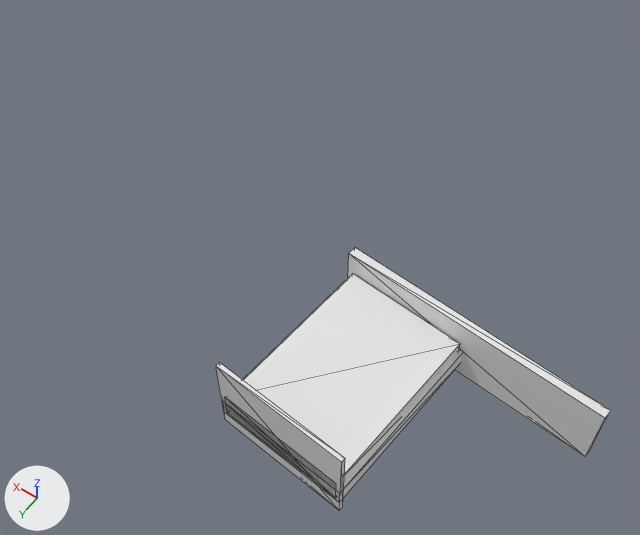
What one commit did to the glTF model dataset/unit_augment/mesh_04.glb.
The view is the same before and after, from a 50 mm lens placed at (-0.346, 0.581, 1.616), pointed at (0.309, -0.337, 0.175). The axes (+X, +Y, +Z) are drawn at lower left. The lights are the same throughout. Mesh edges are drawn as thin lines. Where no turn or scale is listed for an object, it has been applied to the vertices.

The scene before the commit, as lines of its bpy script (objects in view):
```python
me_geometry_0 = bpy.data.meshes.new('geometry_0')
me_geometry_0.from_pydata(...)  # 32 vertices, 48 faces; spans x -0.316..0.317, y -0.434..0.008, z 0.0..0.207
ob_geometry_0 = bpy.data.objects.new('geometry_0', me_geometry_0)
ob_geometry_0.location = (0.0, 0.0, 0.0)
```
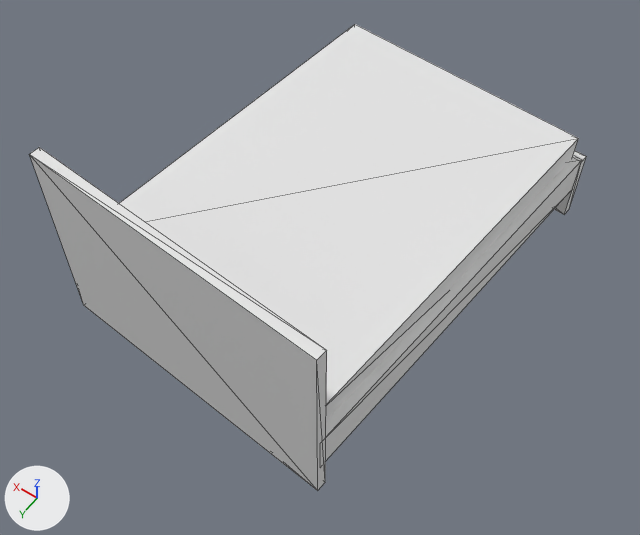
Where the change shows, as pixel boxes [x1, y1, x2, y2] in the pictures (640 x 535 px; the box of a moved part takes in the faces that stretch with it):
'geometry_0', reshaped (41% wider, 77% taller)
    before: [216, 248, 611, 511]
    after: [29, 24, 587, 491]
part 1 of me_geometry_0, moved or reshaped
    before: [348, 248, 611, 457]
    after: [29, 147, 327, 491]
part 2 of me_geometry_0, moved or reshaped
    before: [216, 362, 345, 511]
    after: [554, 151, 587, 215]
part 3 of me_geometry_0, moved or reshaped
    before: [222, 350, 463, 502]
    after: [326, 158, 580, 460]
part 4 of me_geometry_0, moved or reshaped
    before: [225, 273, 460, 495]
    after: [119, 24, 578, 421]

The change, as a diff of the scene's bpy script:
```diff
--- a/dataset/unit_augment/mesh_04.glb.py
+++ b/dataset/unit_augment/mesh_04.glb.py
@@ me_geometry_0 @@
 me_geometry_0.from_pydata(...)  # 32 vertices, 48 faces; spans x -0.316..0.317, y -0.434..0.008, z 0.0..0.207
 # used by ob_geometry_0; location = (0.0, 0.0, 0.0)
+# me_geometry_0 part 1: the loose piece of 8 vertices spanning x -0.316..0.289, y -0.434..-0.366, z 0.0..0.159 is scaled about its middle by (1.13, 1.13, 2.96), then moved by (0.428, 0.361, 0.156)
+# me_geometry_0 part 2: the loose piece of 8 vertices spanning x 0.016..0.317, y -0.026..0.008, z 0.0..0.207 is scaled about its middle by (2.27, 2.27, 0.867), then moved by (0.175, -0.953, -0.014)
+# me_geometry_0 part 3: the loose piece of 8 vertices spanning x -0.013..0.316, y -0.421..0.008, z 0.036..0.079 is scaled about its middle by 2.27, then moved by (0.227, -0.292, 0.073)
+# me_geometry_0 part 4: the loose piece of 8 vertices spanning x -0.004..0.305, y -0.408..0.007, z 0.044..0.106 is scaled about its middle by 2.27, then moved by (0.225, -0.3, 0.095)
```
